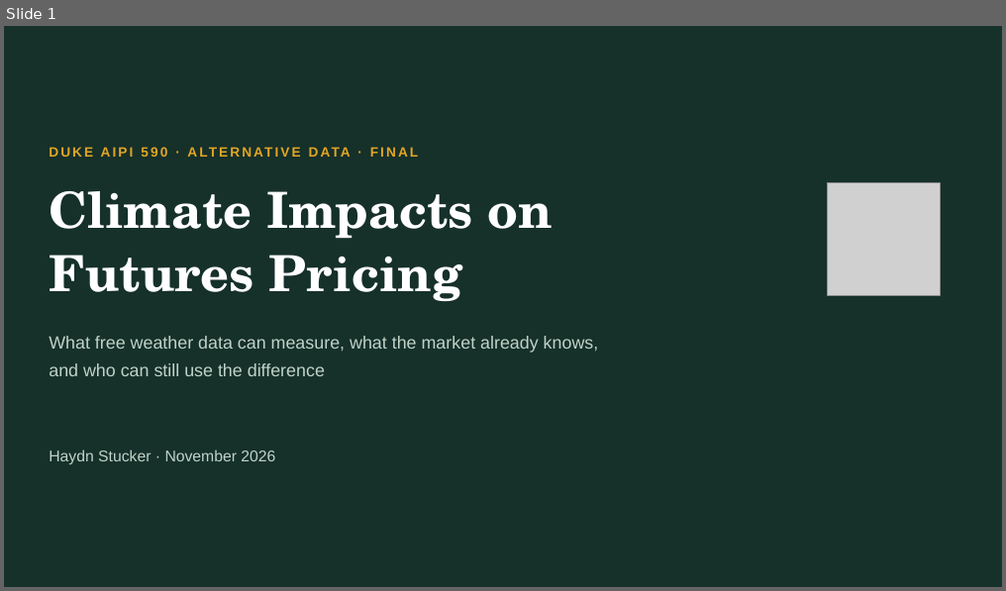
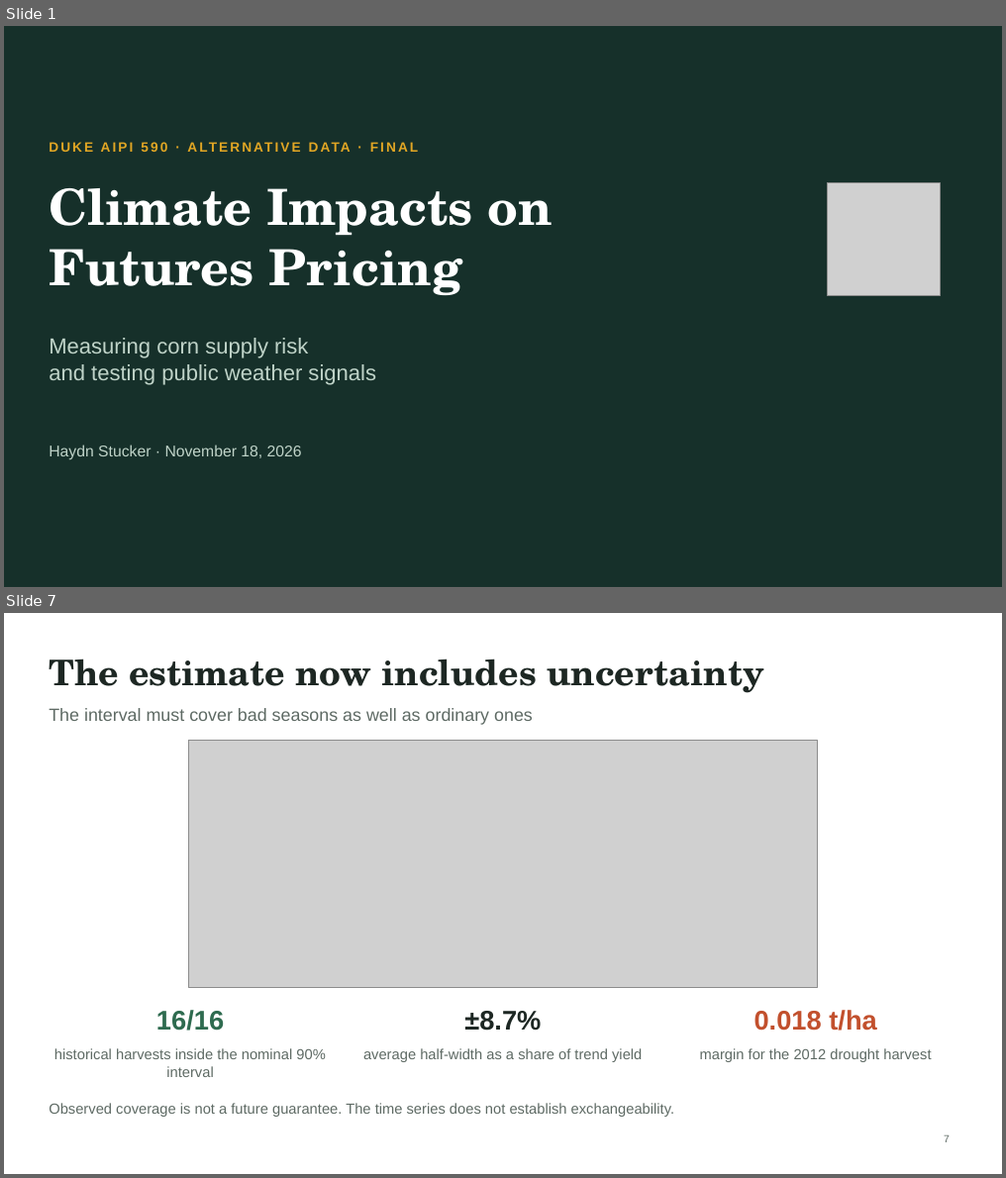
Before and after one commit to haydn-s/climate-futures-pricing, a slide deck: presentation/final/output/Final Presentation.pptx. Shown one above the other, each under a label of ours: slide 1 before the commit, slides 1 and 7 after it; the slides between them are not shown. The pictures are 1006x591 and 1006x1178 pixels, drawn with LibreOffice and Linux fonts; fonts in the diff are those of the drawing; grey boxes stand for pictures. Boxes give left, top, right and bottom in pixels: in the first picture for what was removed or moved away, otherwise in the second. Text is boxed around its words. In the diff, an @@ line names an element or a change of style, - is before the commit and + after.

```diff
--- a/presentation/final/output/Final Presentation.pptx
+++ b/presentation/final/output/Final Presentation.pptx
@@ slide 7 added at (4, 613, 1002, 1174), background #FFFFFF @@
@@ text added at (49, 659, 764, 693), 34 pt, text #1D2723, bold @@
+The estimate now includes uncertainty
@@ text added at (49, 708, 533, 725), 17 pt, text #5E6A64 @@
+The interval must cover bad seasons as well as ordinary ones
@@ picture added at (189, 741, 817, 987) @@
@@ text added at (156, 1010, 224, 1031), 26 pt, text #2E6B4F, bold @@
+16/16
@@ text added at (464, 1011, 541, 1031), 26 pt, text #1D2723, bold @@
+±8.7%
@@ text added at (754, 1010, 877, 1031), 26 pt, text #C2502D, bold @@
+0.018 t/ha
@@ text added at (54, 1049, 325, 1077), 14 pt, text #5E6A64 @@
+historical harvests inside the nominal 90% interval
@@ text added at (363, 1049, 642, 1062), 14 pt, text #5E6A64 @@
+average half-width as a share of trend yield
@@ text added at (700, 1049, 931, 1062), 14 pt, text #5E6A64 @@
+margin for the 2012 drought harvest
@@ text added at (49, 1103, 674, 1117), 14 pt, text #5E6A64 @@
+Observed coverage is not a future guarantee. The time series does not establish exchangeability.
@@ page number added at (944, 1136, 949, 1143), 10 pt, text #5E6A64 @@
+7
@@ slide 1 changed as well @@
@@ text "DUKE AIPI 590 · ALTERNATIVE ..." at (49, 138, 723, 165): vertical alignment middle to top @@
@@ text "Climate Impacts on" at (49, 188, 551, 295): line spacing 1.05 to 1 @@
@@ text at (49, 338, 376, 385): text changed; size 17 to 21 pt @@
-What free weather data can measure, what the market already knows,
-and who can still use the difference
+Measuring corn supply risk
+and testing public weather signals
@@ text "Haydn Stucker · November 18, ..." at (49, 445, 302, 461): vertical alignment middle to top @@
@@ text at (49, 445, 302, 461): text changed @@
-Haydn Stucker · November 2026
+Haydn Stucker · November 18, 2026
```
Also in this commit, not shown: 10 other slides added, 8 slides removed, 6 other files.
